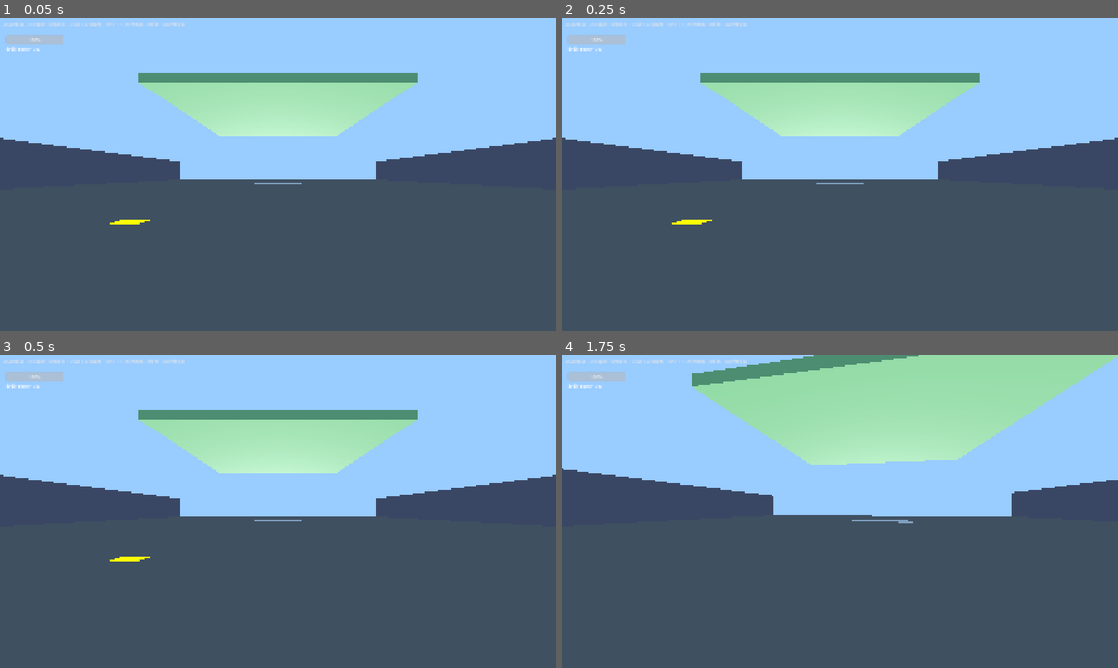
Above: before the commit, frames 1-4 (two rows, left to right).
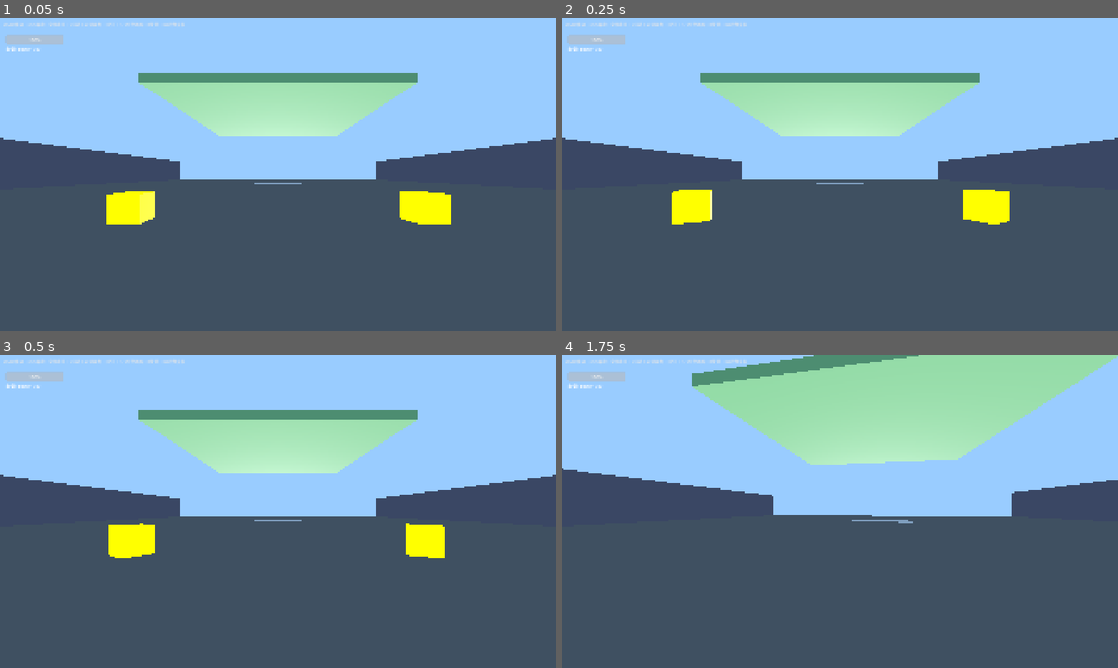
Above: after the commit, the same moments.

Repository: Potatopill98/let-s_go
Game: Godot game, scene res://modules/level/tests/level2_test.tscn
Same seed, same stepped clock (60 frames per second), same inputs: the game is played once before the commit and once after it.
Inputs (mouse positions are in pixels of both pictures, inside the frame that each line leads up to):
- Up to frame 1 (0.05 s): no input
- Up to frame 2 (0.25 s): no input
- Up to frame 3 (0.5 s): no input
- Up to frame 4 (1.75 s): tap Enter at 0.5 s; move the mouse to (867, 511) at 0.52 s; hold W (move_forward) from 0.53 s (still down); tap E (interact) at 0.6 s; click (867, 511) at 0.67 s; tap Space at 0.77, 1.52 s; move the mouse to (812, 511) at 1.27 s; tap Q at 1.35 s

The runs differ from the first frame. In frame 1, 1.7% of the frame differs, in the area x 19-82%, y 55-66%; in frame 2, 1.6%; in frame 3, 1.6%; in frame 4, nothing differs.

Commit message:
feat: 武器拾取物加上下浮动和旋转动画，更明显易发现

Diff:
--- a/modules/weapon/weapon_pickup.gd
+++ b/modules/weapon/weapon_pickup.gd
@@ -14,6 +14,10 @@
 func _process(delta: float) -> void:
 	if player_in_range and Input.is_action_just_pressed("interact"):
 		pickup()
+	# 上下浮动
+	position.y = 1.0 + sin(Time.get_ticks_msec() / 500.0) * 0.2
+	# 旋转
+	rotation.y += delta * 2.0
 
 func _on_body_entered(body: Node3D) -> void:
 	if body is Player:
Not shown, added: modules/level/respawn_point.gd.uid
Not shown, added: modules/level/win_zone.gd.uid
